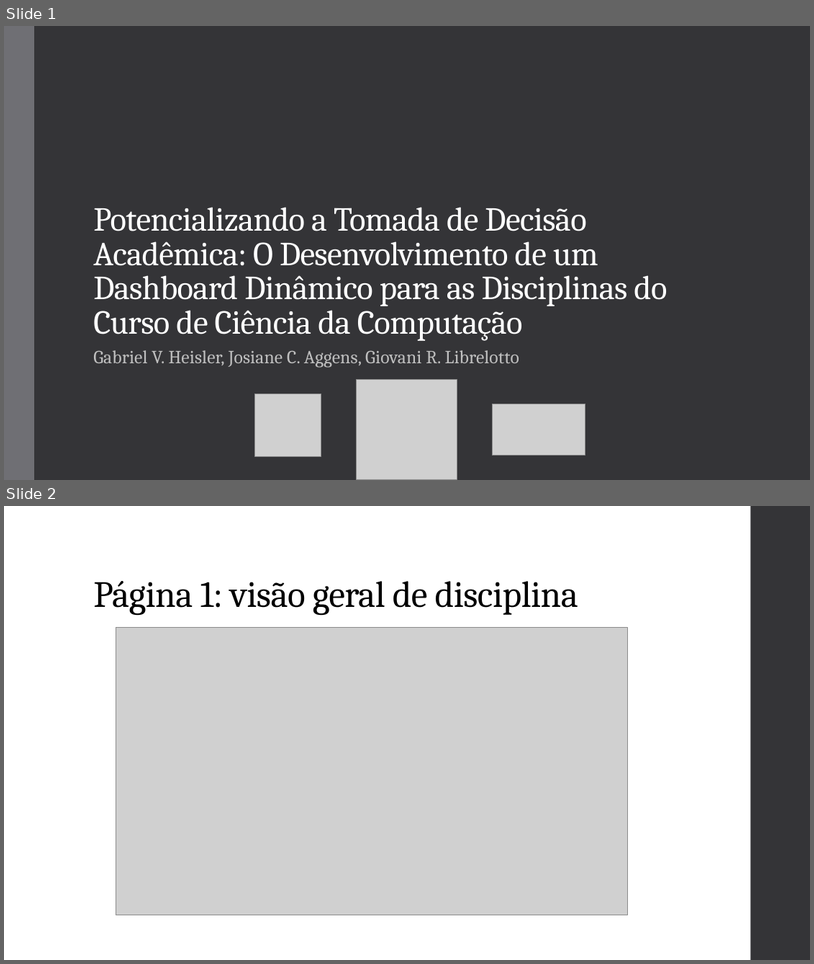
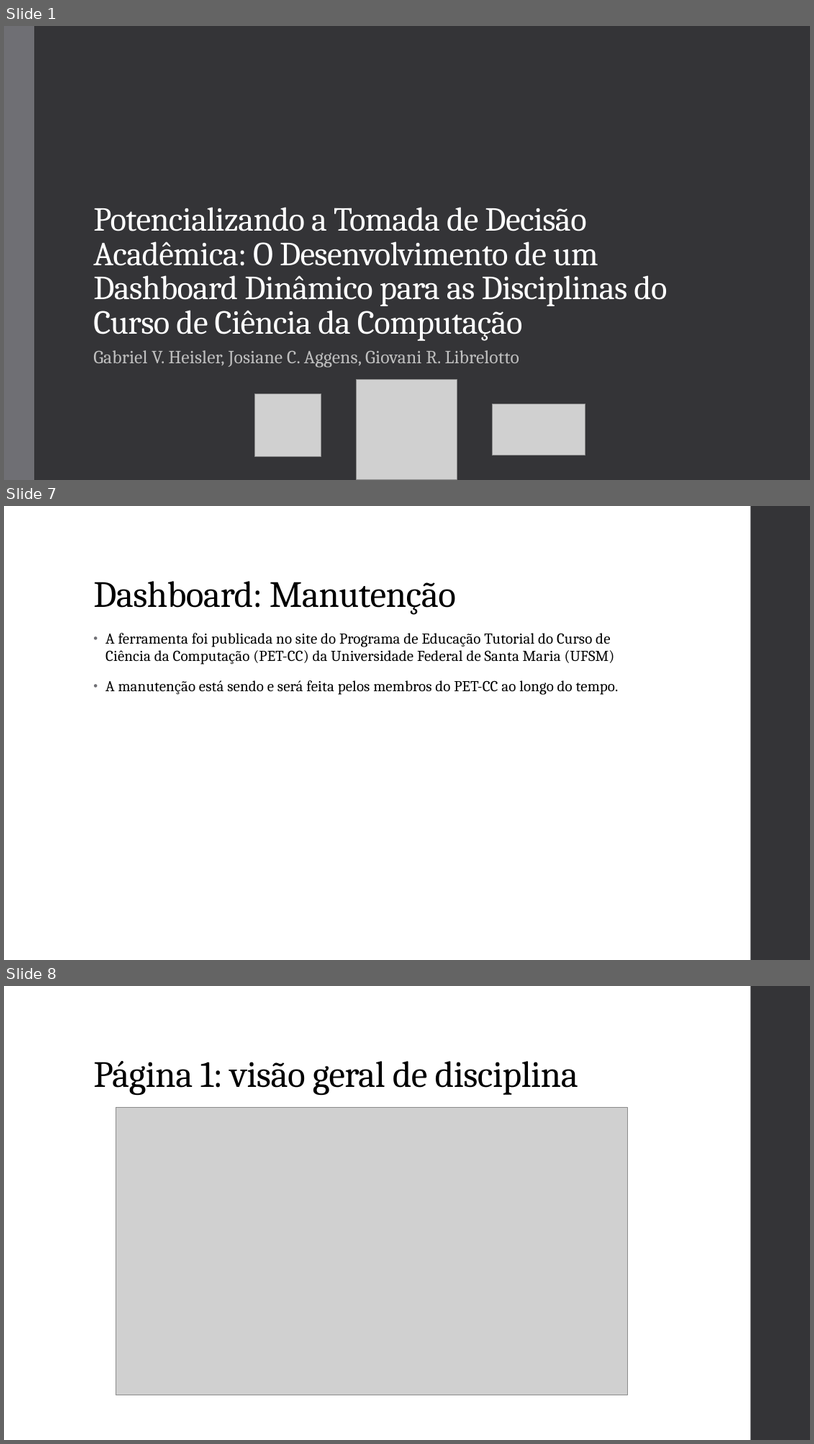
Before and after one commit to gvheisler/dashboard-disciplinas, a slide deck: presentation/presentation.pptx. Shown one above the other, each under a label of ours: slides 1 and 2 before the commit, slides 1, 7 and 8 after it; the slides between them are not shown. The pictures are 814x964 and 814x1444 pixels, drawn with LibreOffice and Linux fonts; fonts in the diff are those of the drawing; grey boxes stand for pictures. Boxes give left, top, right and bottom in pixels: in the first picture for what was removed or moved away, otherwise in the second. Text is boxed around its words. In the diff, an @@ line names an element or a change of style, - is before the commit and + after.

```diff
--- a/presentation/presentation.pptx
+++ b/presentation/presentation.pptx
@@ slide 7 added at (4,506,810,960), background #FFFFFF; not listed: 1 template element that a slide beside it also shows @@
@@ title added at (93,581,456,615), 44 pt, text #000000 @@
+Dashboard: Manutenção
@@ text added at (106,633,619,695), 18 pt, text #000000 @@
+• A ferramenta foi publicada no site do Programa de Educação Tutorial do Curso de Ciência da Computação (PET-CC) da Universidade Federal de Santa Maria (UFSM)
+• A manutenção está sendo e será feita pelos membros do PET-CC ao longo do tempo.
@@ what was slide 2 is now slide 8 @@
```
Also in this commit, not shown: 9 other slides added, 1 other file.
